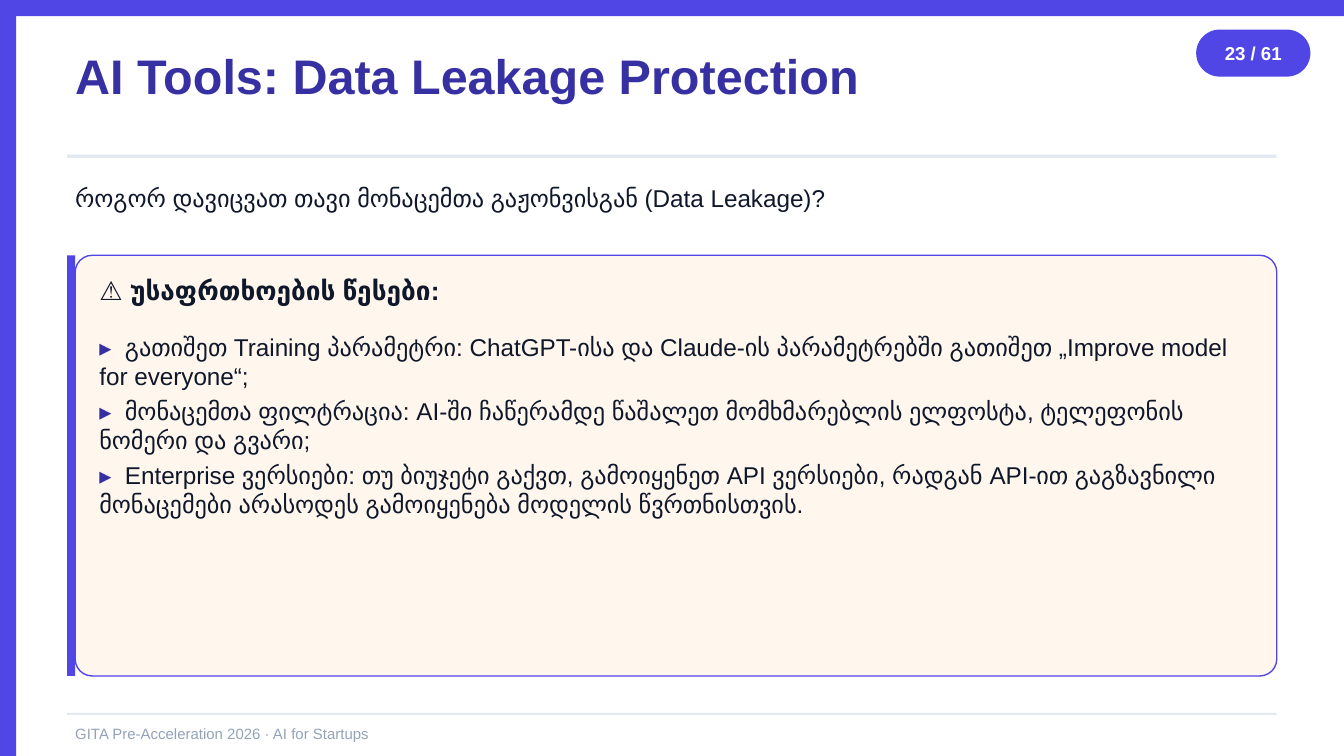
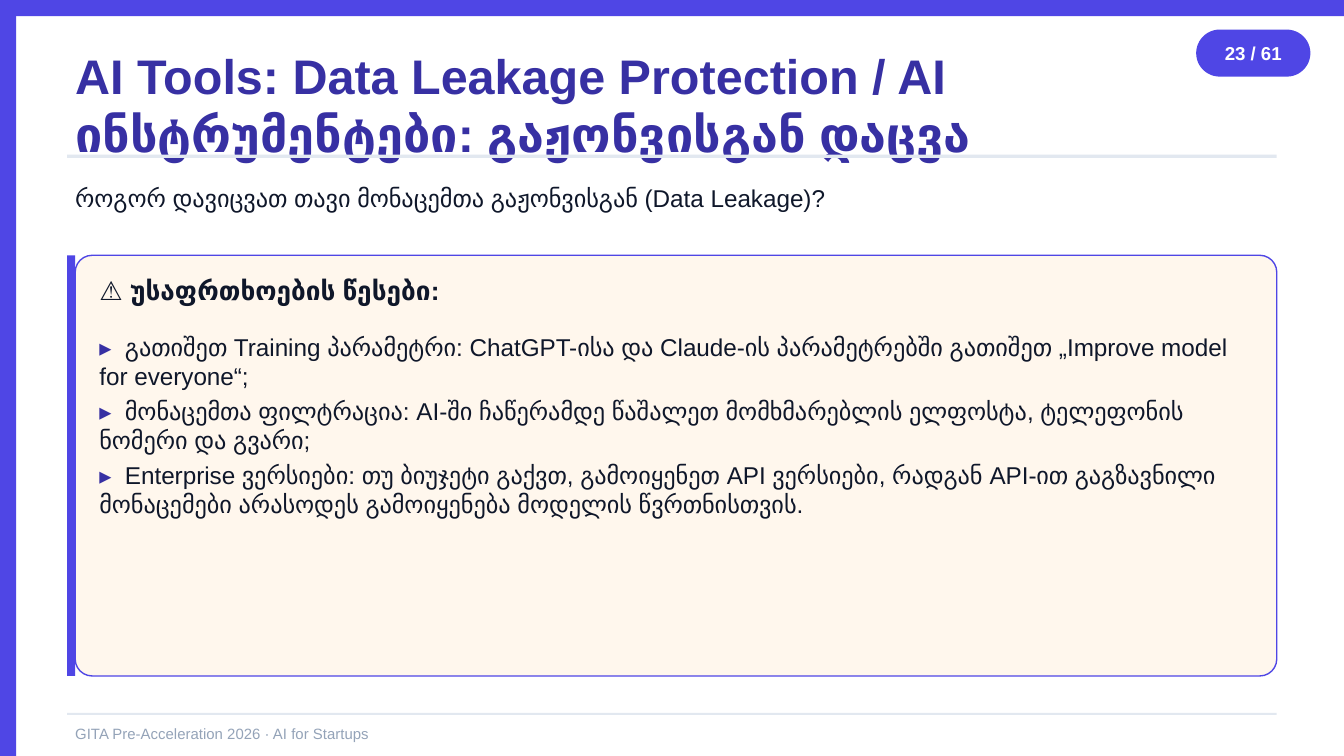
Before and after one commit to basilaia123/ai2026, a slide deck: slide 23 of GITA/Pre-Acceleration/2026-5h-AI-for-Startups/day1-slides.pptx. Drawn at 1344x756 pixels with LibreOffice and Linux fonts; fonts in the diff are those of the drawing. Boxes give left, top, right and bottom in pixels: in the first picture for what was removed or moved away, otherwise in the second. Text is boxed around its words. In the diff, an @@ line names an element or a change of style, - is before the commit and + after.

```diff
--- a/GITA/Pre-Acceleration/2026-5h-AI-for-Startups/day1-slides.pptx
+++ b/GITA/Pre-Acceleration/2026-5h-AI-for-Startups/day1-slides.pptx
@@ text at [75, 59, 971, 162]: text changed @@
-AI Tools: Data Leakage Protection
+AI Tools: Data Leakage Protection / AI ინსტრუმენტები: გაჟონვისგან დაცვა
```
Also in this commit, not shown: 29 other slides changed, 3 other files.
